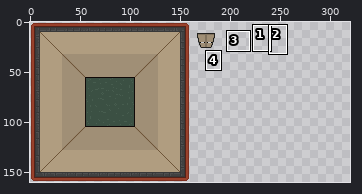
File history of a pixel-art file, rooms/classroom/lecture_hall/lecture_hall.aseprite. The picture above shows the old version from afar; the outline marks the close-up.
Close-up. First the earlier version:
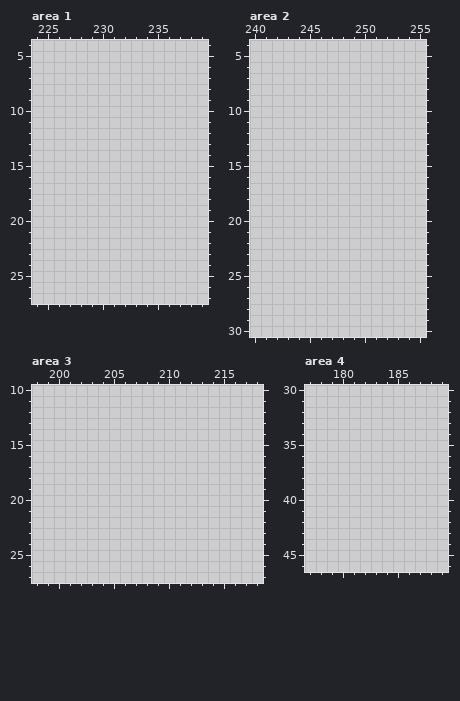
320x160 pixels, 1 frame. Colours within 5 levels of each other are drawn and written as one. Shown: area 1: x 224..239, y 4..27; area 2: x 240..255, y 4..30; area 3: x 198..218, y 10..27; area 4: x 177..189, y 30..46. The old version is drawn lined up with the new one. The commit also changed other parts of the picture, which this record leaves out.
And afterwards:
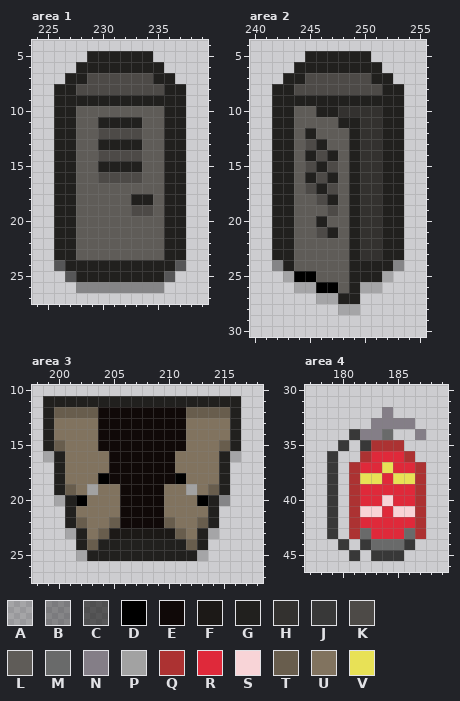
Palette (. is transparent): A #00000032  B #0000005a  C #00000094  D #000000  E #100908  F #1c1917  G #21201e  H #33312f  J #383838  K #4d4a47  L #5f5c58  M #696a6a  N #847e87  P #a2a2a2  Q #ac3232  R #df293a  S #f8d4d7  T #685d4d  U #81735f  V #e8e156
Diff:
drawings rearranged on the sheet (the old picture shows each at its new place; 5 dropped ones are not shown)
Changed rows in their new state; - is an unchanged pixel.
Area 1:
first column x 226:
 5 ---GGGGGG---
 6 --GGGGGGGG--
 7 -GGKKKKKKGG-
 8 GGKKKKKKKKGG
 9 GGGGGGGGGGGG
10 GGLLLLLLLLGG
11 GGLLGGGGLLGG
12 GGLLKKKKLLGG
13 GGLLGGGGLLGG
14 GGLLKKKKLLGG
15 GGLLGGGGLLGG
16 GGLLKKKKLLGG
17 GGLLLLLLLLGG
18 GGLLLLLGGLGG
19 GGLLLLLKKLGG
20 GGLLLLLLLLGG
21 GGLLLLLLLLGG
22 GGLLLLLLLLGG
23 GGLLLLLLLLGG
24 CGGGGGGGGGGC
25 -CGGGGGGGGC-
26 --BBBBBBBB--
Area 2:
first column x 242:
 5 ---GGGGGG---
 6 --GGGGGGGG--
 7 -GGKKKKKKGG-
 8 GGKKKKKKKKGG
 9 GGGGGGGGGGGG
10 GGLLGGHHHHGG
11 GGLLLLGGHHGG
12 GGLGLLLGHHGG
13 GGLKGLLGHHGG
14 GGLGKGLGHHGG
15 GGLKGKLGHHGG
16 GGLGKGLGHHGG
17 GGLKGKLGHHGG
18 GGLLKGLGHHGG
19 GGLLLKLGHHGG
20 GGLLGLLGHHGG
21 GGLLKGLGHHGG
22 GGLLLLLGHHGG
23 GGLLLLLGHHGG
24 BGLLLLLGGGGB
25 -ADDLLLGGGA-
26 --AADDLGAA--
27 ----AAGG----
28 ------AA----
Area 3:
first column x 199:
11 GGGGGGGGGGGGGGGGGG
12 GTTTTEEEEEEEETTTTG
13 GUUUUEEEEEEEEUUUUG
14 GUUUUEEEEEEEEUUUUG
15 GTUUUEEEEEEEEUUUTG
16 AGUUUUEEEEEEUUUUGA
17 -GUUUUEEEEEEUUUUG-
18 -GUUUDEEEEEEDUUUG-
19 -GTUPUUEEEEUUPUTG-
20 -AGDUUUEEEEUUUDGB-
21 --GUUUUEEEEUUUUG--
22 --GTUUTEEEETUUTG--
23 --AGUTFFFFFFTUGA--
24 ---GTGGGGGGGGTG---
25 ---AGGGGGGGGGGA---
Area 4:
first column x 179:
32 -----N---
33 ----NNNN-
34 --JNNM--N
35 -J-JQQQ--
36 J--QRRRQ-
37 J-QRRVRRQ
38 J-QVVRVVQ
39 J-QRRRRRQ
40 J-QRRSRRQ
41 J-QSSRSSQ
42 J-QRRRRRQ
43 J-QMRRRMQ
44 -J-JMMMJ-
45 --J-JJJ--
